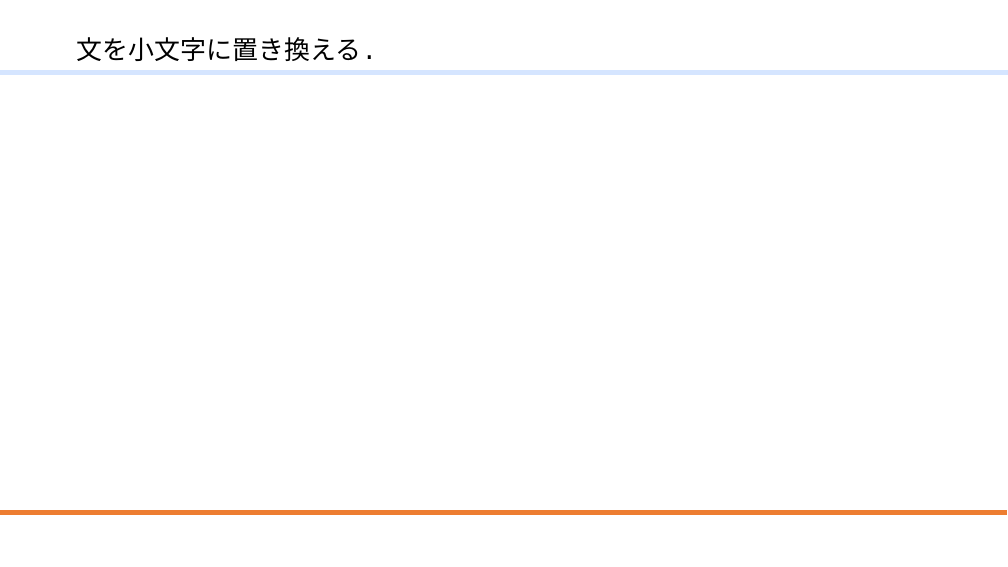
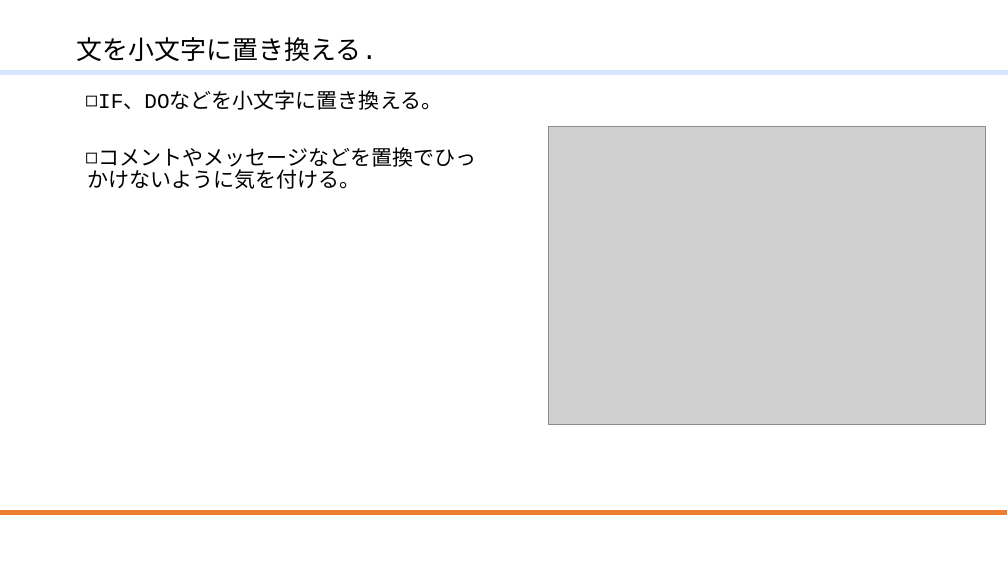
Before and after one commit to mmer547/ModernFortranLocalUserGroup, a slide deck: slide 30 of ModernFortran.f10/20210724_リファクタリング.pptx. Drawn at 1008x567 pixels with LibreOffice and Linux fonts; fonts in the diff are those of the drawing; grey boxes stand for pictures; background and template pictures are left out. Boxes give left, top, right and bottom in pixels: in the first picture for what was removed or moved away, otherwise in the second. Text is boxed around its words. In the diff, an @@ line names an element or a change of style, - is before the commit and + after.

```diff
--- a/ModernFortran.f10/20210724_リファクタリング.pptx
+++ b/ModernFortran.f10/20210724_リファクタリング.pptx
@@ text added at [87,93,476,189], 20 pt, text #000000 @@
+◻ IF、DOなどを小文字に置き換える。
+◻ コメントやメッセージなどを置換でひっかけないように気を付ける。
@@ picture added at [548,127,985,425] @@
```
Also in this commit, not shown: 1 other file.
